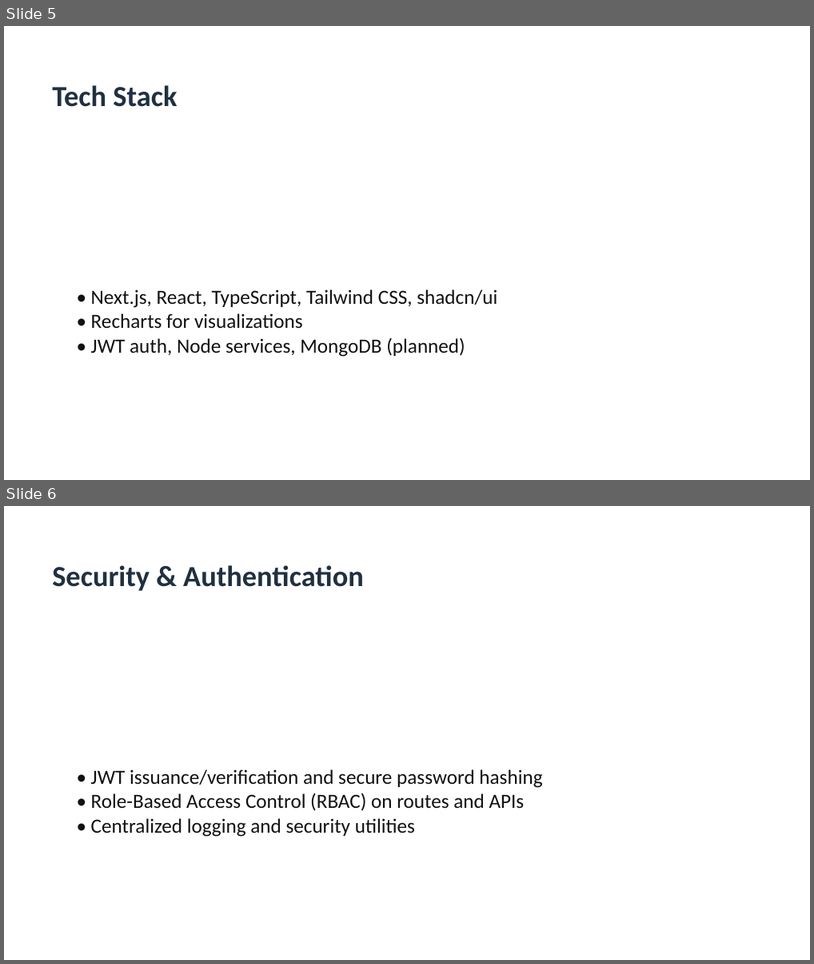
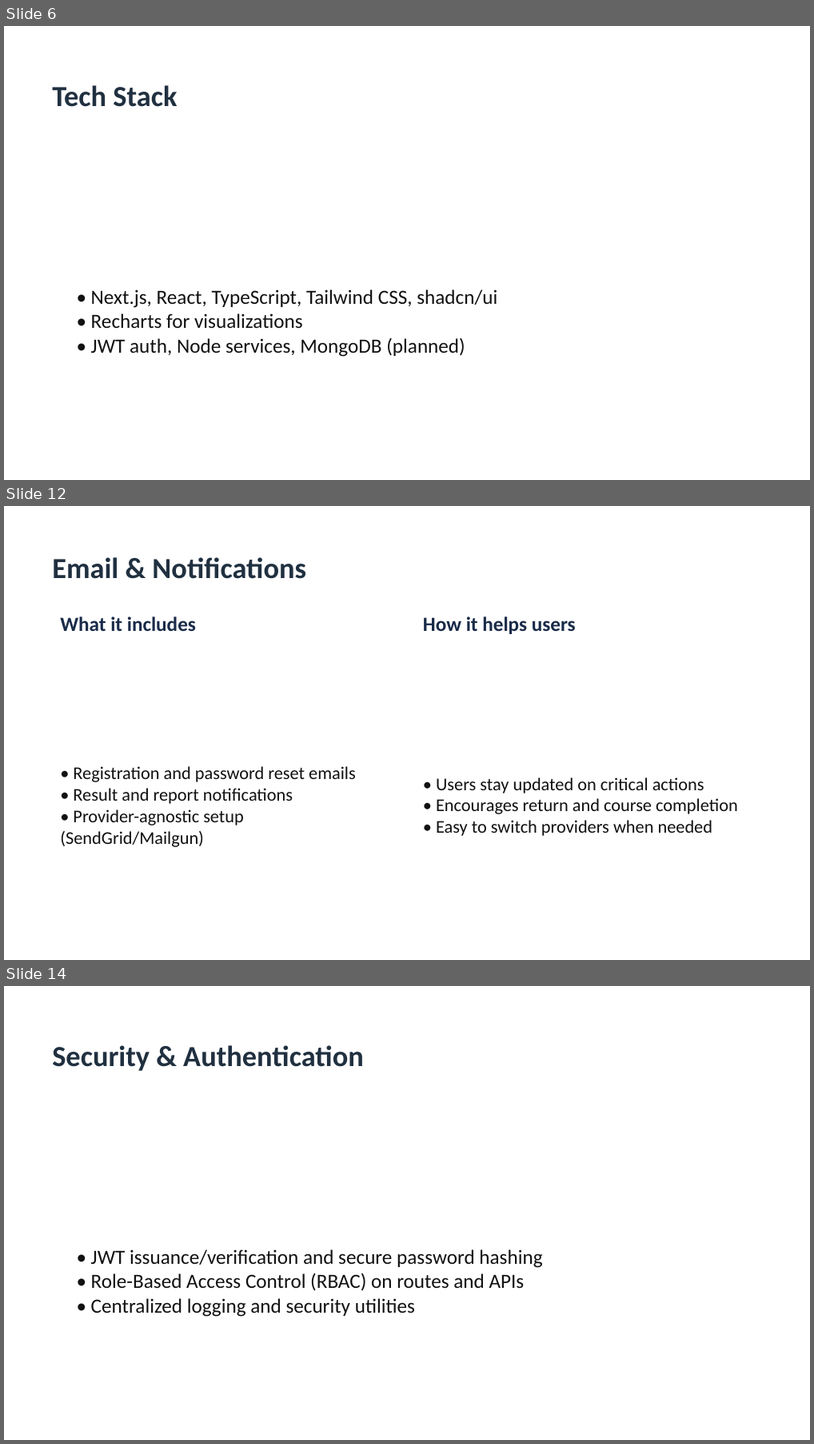
Before and after one commit to ManishKumarCs/learnify-platform, a slide deck: docs/learnify-platform-presentation.pptx. Shown one above the other, each under a label of ours: slides 5 and 6 before the commit, slides 6, 12 and 14 after it; the slides between them are not shown. The pictures are 814x964 and 814x1444 pixels, drawn with LibreOffice and Linux fonts; fonts in the diff are those of the drawing. Boxes give left, top, right and bottom in pixels: in the first picture for what was removed or moved away, otherwise in the second. Text is boxed around its words. In the diff, an @@ line names an element or a change of style, - is before the commit and + after.

```diff
--- a/docs/learnify-platform-presentation.pptx
+++ b/docs/learnify-platform-presentation.pptx
@@ slide 12 added at [4, 506, 810, 960], background #FFFFFF @@
@@ text added at [52, 557, 306, 579], 26 pt, text #203040, bold @@
+Email & Notifications
@@ text added at [60, 616, 196, 631], 18 pt, text #1A2B49, bold @@
+What it includes
@@ text added at [423, 616, 576, 634], 18 pt, text #1A2B49, bold @@
+How it helps users
@@ text added at [60, 766, 356, 847], 16 pt, text #111111 @@
+• Registration and password reset emails
+• Result and report notifications
+• Provider-agnostic setup (SendGrid/Mailgun)
@@ text added at [436, 777, 738, 836], 16 pt, text #111111 @@
+• Users stay updated on critical actions
+• Encourages return and course completion
+• Easy to switch providers when needed
@@ what was slide 5 is now slide 6 @@
@@ what was slide 6 is now slide 14 @@
```
Also in this commit, not shown: 20 other slides added, 1 other file.
